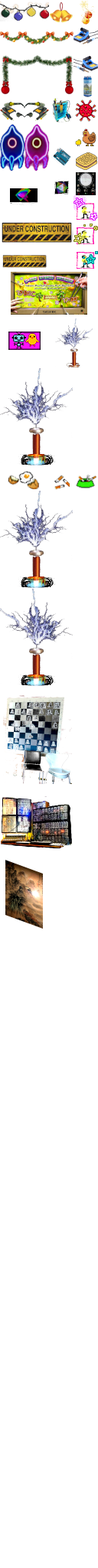
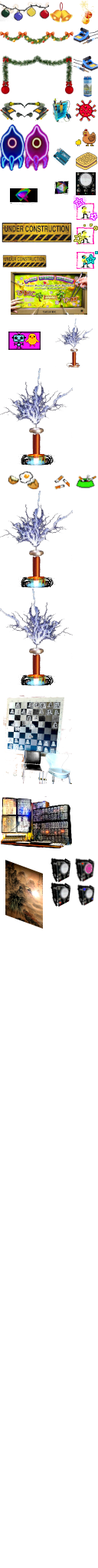
Layer changes from the first 98 x 1568 image to the second:
added layer "Pasted Layer #34" above "Pasted Layer copy #1" over [50, 857, 95, 907]
